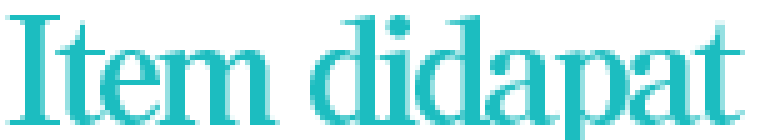
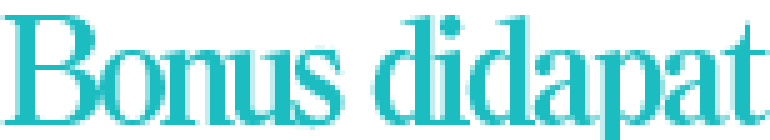
Layers edited between the first and the second 770 × 140 image:
renamed "Item didapat" to "Bonus didapat", painted on it over [left=0, top=15, right=770, bottom=140]
